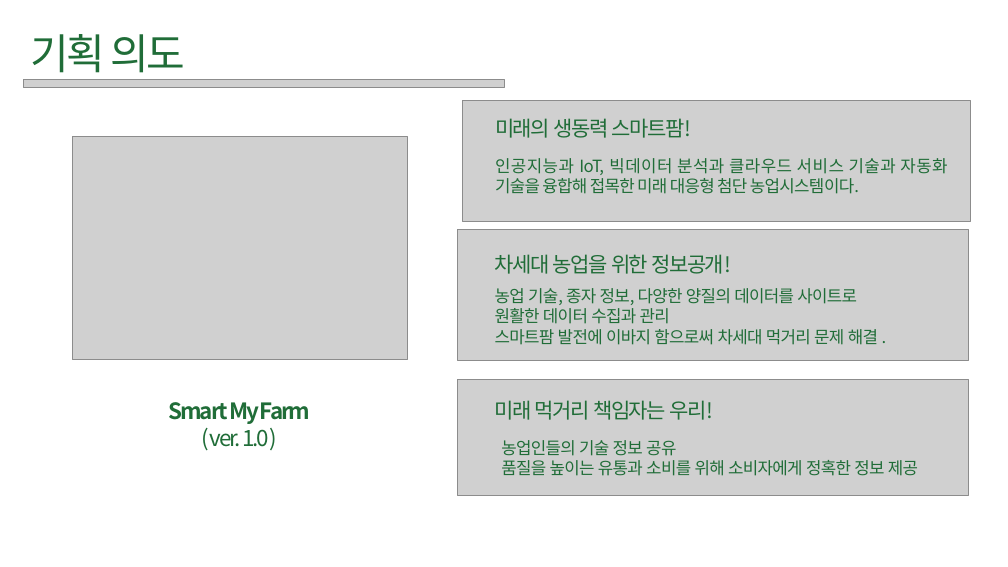
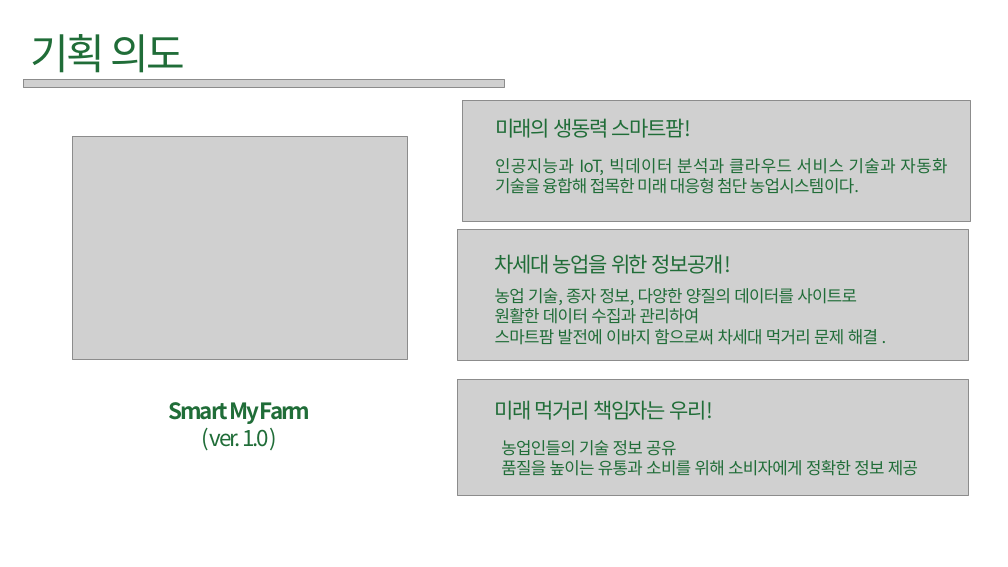
Before and after one commit to hanYijin/portfolio_2021, a slide deck: slide 3 of smartForm.pptx. Drawn at 1008x567 pixels with LibreOffice and Linux fonts; fonts in the diff are those of the drawing; grey boxes stand for pictures. Boxes give left, top, right and bottom in pixels: in the first picture for what was removed or moved away, otherwise in the second. Text is boxed around its words. In the diff, an @@ line names an element or a change of style, - is before the commit and + after.

```diff
--- a/smartForm.pptx
+++ b/smartForm.pptx
@@ text at [495, 308, 700, 324]: text changed @@
-원활한 데이터 수집과 관리
+원활한 데이터 수집과 관리하여
@@ text at [501, 460, 918, 476]: text changed @@
-품질을 높이는 유통과 소비를 위해 소비자에게 정혹한 정보 제공
+품질을 높이는 유통과 소비를 위해 소비자에게 정확한 정보 제공
```
Also in this commit, not shown: 8 other slides changed, 6 slides added, 4 slides removed, 3 other files.
